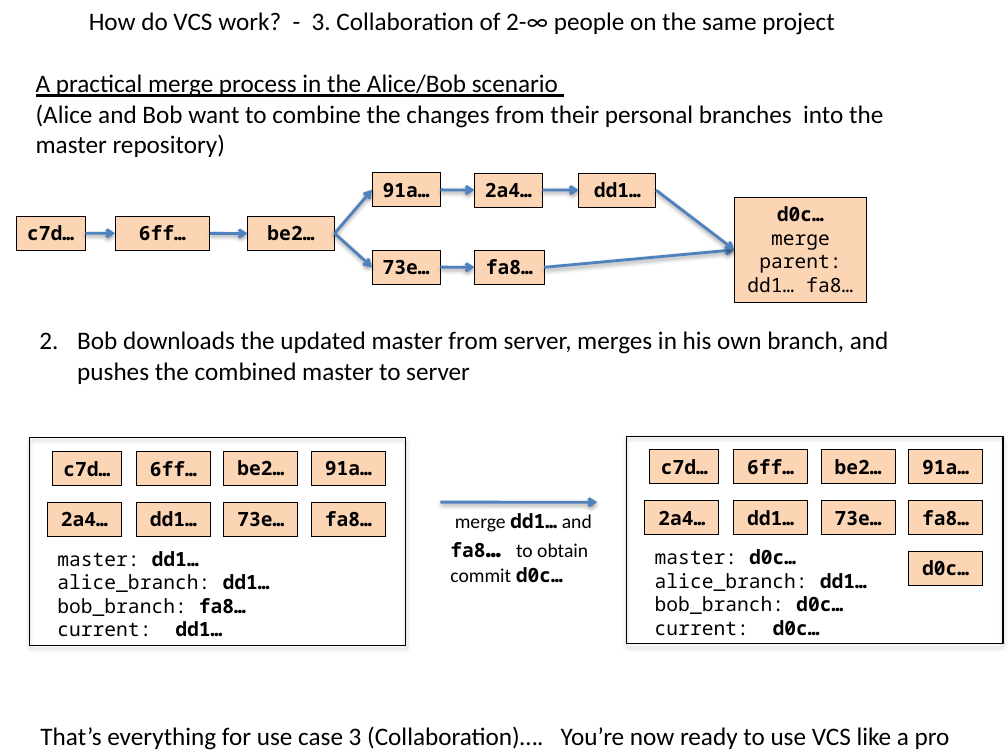
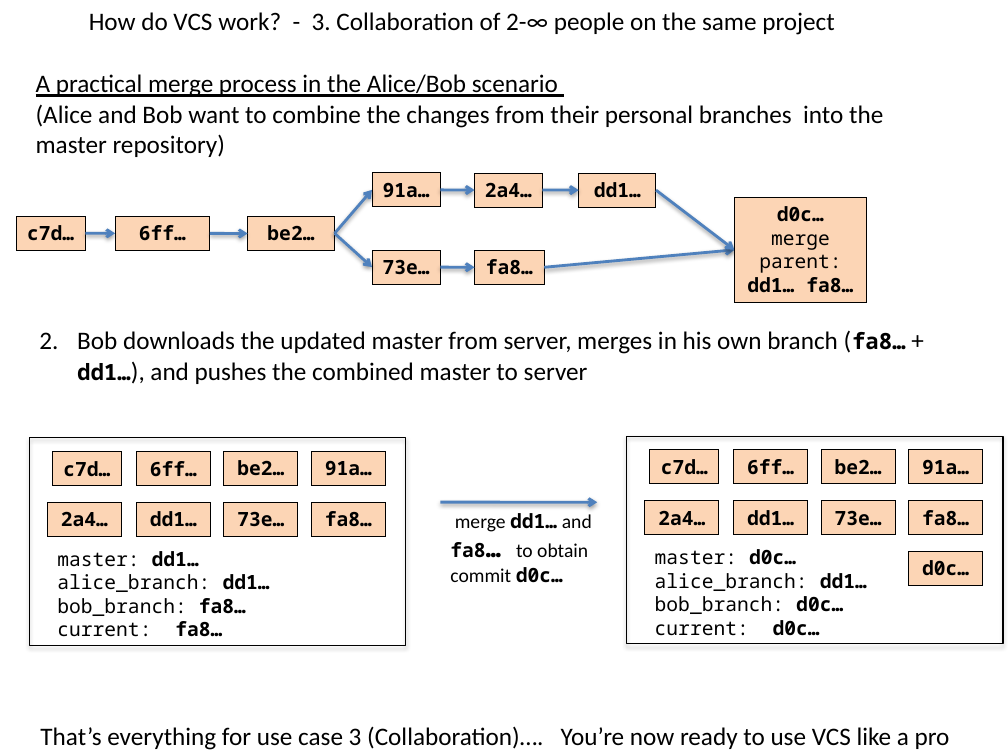
Before and after one commit to flosopher/gittalk, a slide deck: slide 17 of git_python_kurs.pptx (slide 16 before the commit). Drawn at 1008x756 pixels with LibreOffice and Linux fonts; fonts in the diff are those of the drawing. Boxes give left, top, right and bottom in pixels: in the first picture for what was removed or moved away, otherwise in the second. Text is boxed around its words. In the diff, an @@ line names an element or a change of style, - is before the commit and + after.

```diff
--- a/git_python_kurs.pptx
+++ b/git_python_kurs.pptx
@@ text in rectangle at box(747, 254, 853, 293): bold on in "dd1… fa8…" @@
@@ text at box(77, 331, 906, 384): text changed @@
-2. Bob downloads the updated master from server, merges in his own branch, and pushes the combined master to server
+2. Bob downloads the updated master from server, merges in his own branch (fa8… + dd1…), and pushes the combined master to server
@@ text at box(57, 621, 222, 637): text changed @@
-current: dd1…
+current: fa8…
```
Also in this commit, not shown: 9 other slides changed, 1 slide added.
